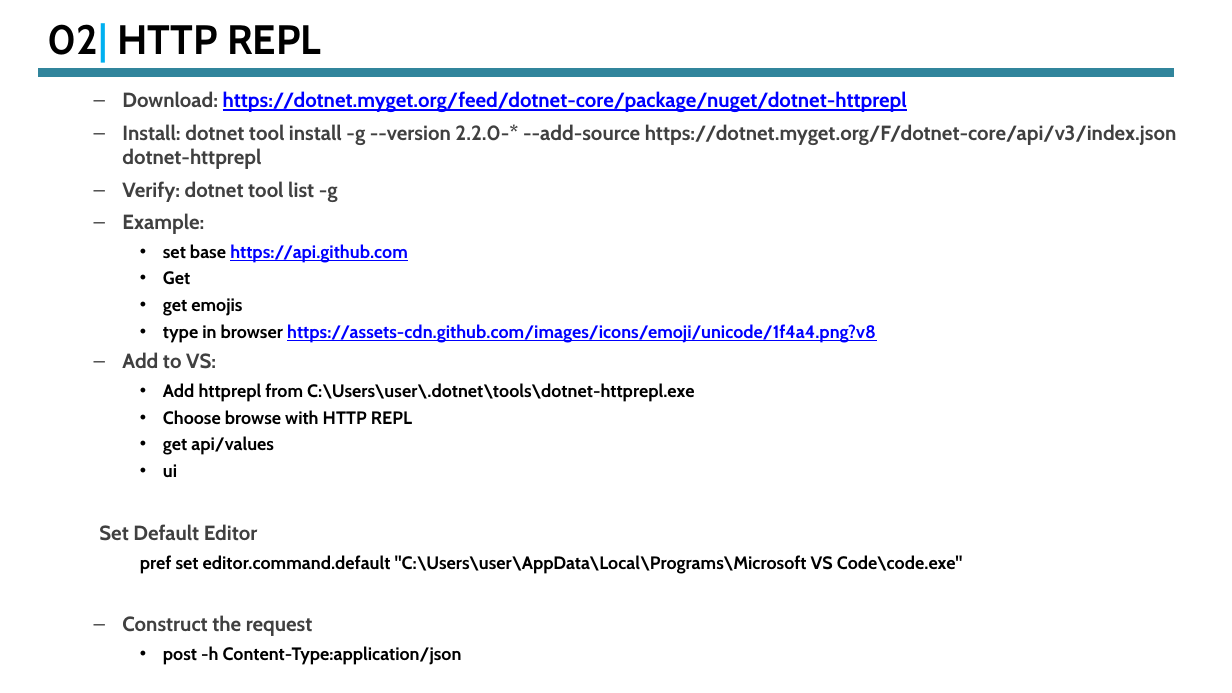
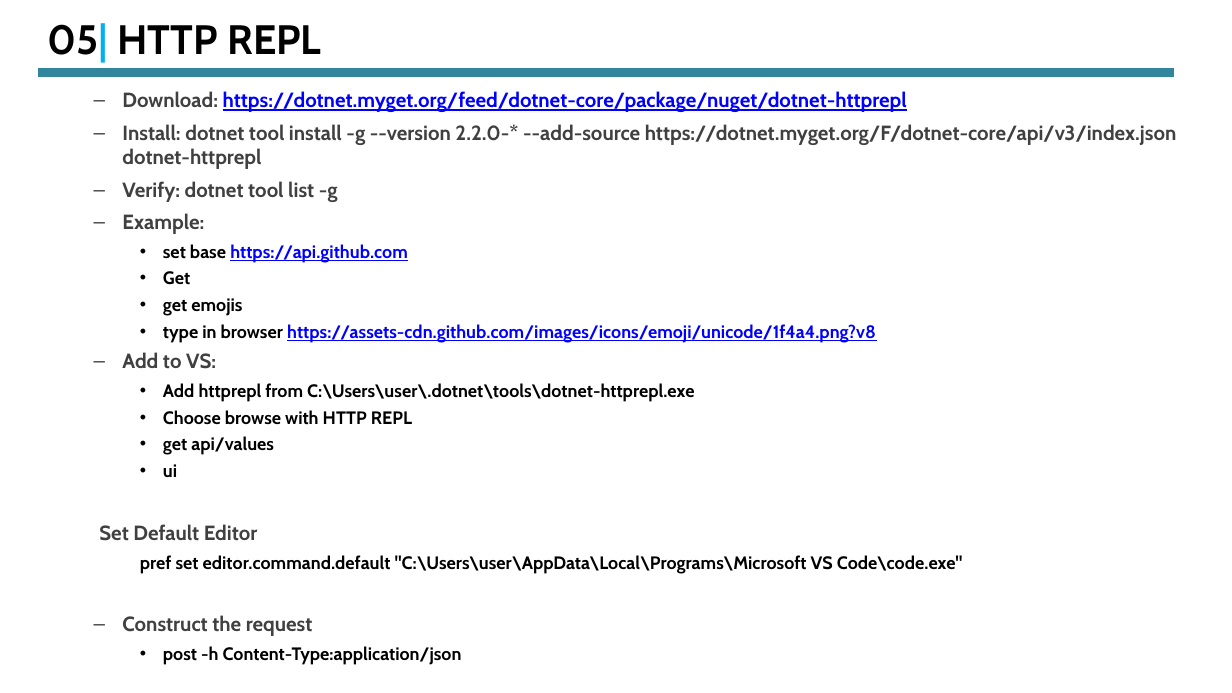
Before and after one commit to vkg-mca/Meetup, a slide deck: slide 12 of End-To-End Rapid API Development With DotNet Core .pptx. Drawn at 1232x693 pixels with LibreOffice and Linux fonts; fonts in the diff are those of the drawing. Boxes give left, top, right and bottom in pixels: in the first picture for what was removed or moved away, otherwise in the second. Text is boxed around its words. In the diff, an @@ line names an element or a change of style, - is before the commit and + after.

```diff
--- a/End-To-End Rapid API Development With DotNet Core .pptx
+++ b/End-To-End Rapid API Development With DotNet Core .pptx
@@ title at (48,23,321,63): text changed @@
-02| HTTP REPL
+05| HTTP REPL
```
Also in this commit, not shown: 3 other slides changed, 1 other file.
